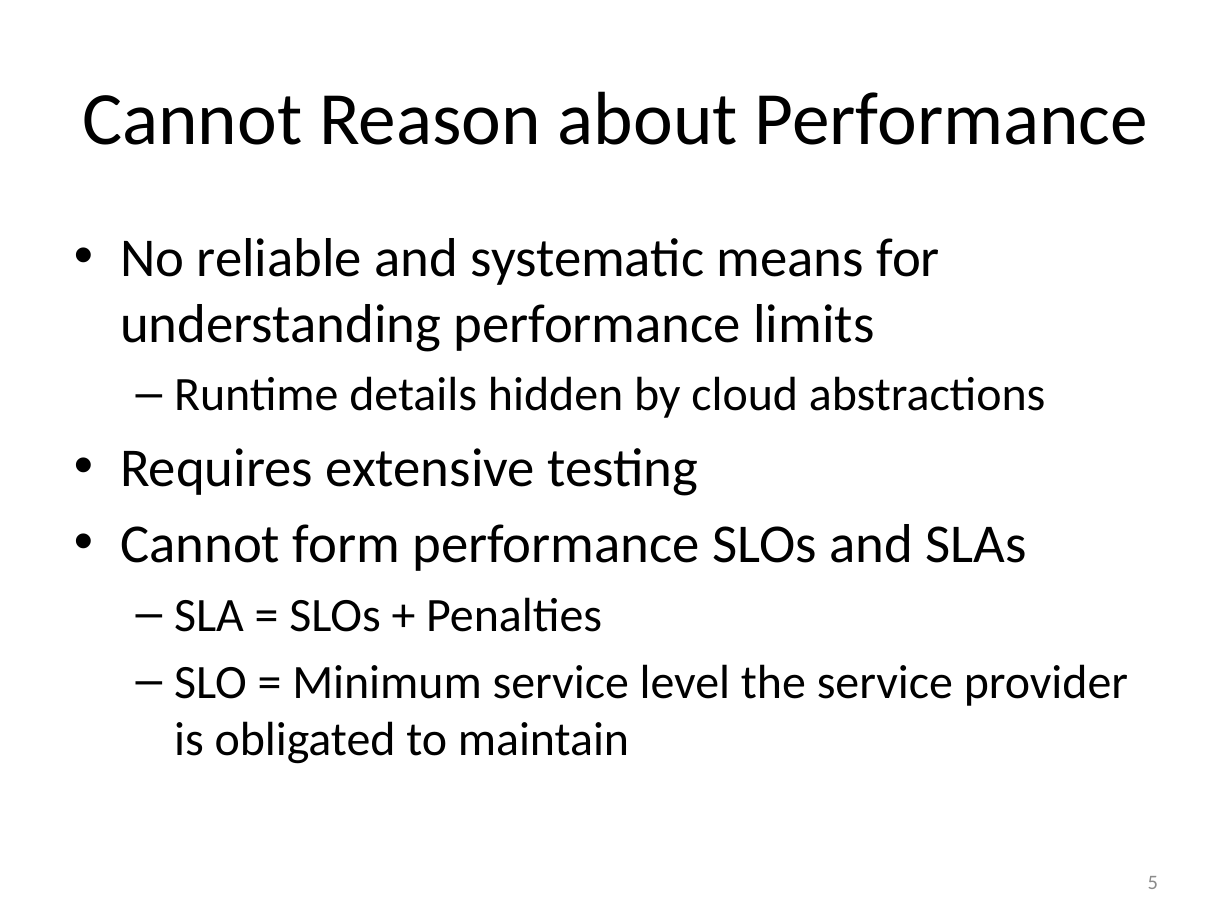
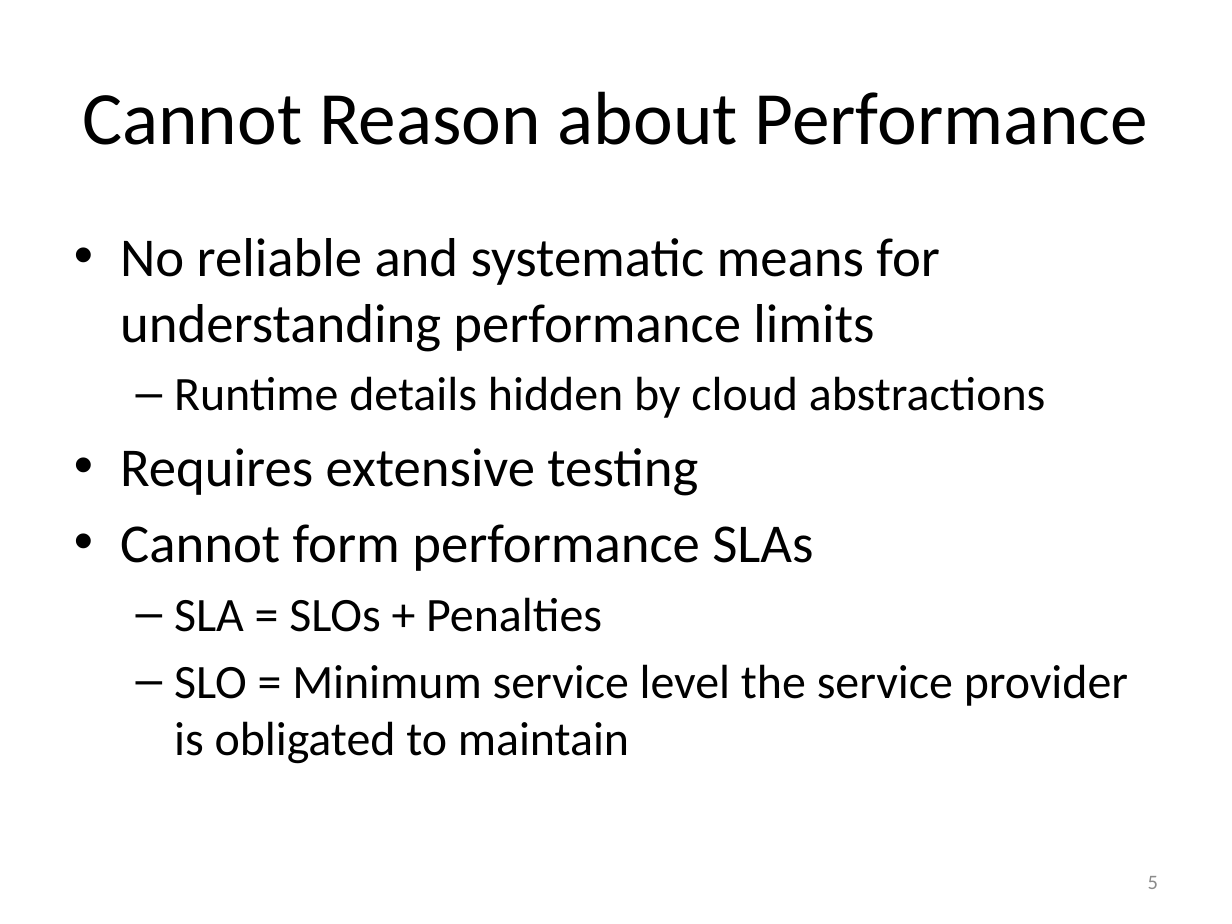
Before and after one commit to Dithn/eager-appscale, a slide deck: slide 5 of Eager/elk-experiment/appserver/system_design.pptx. Drawn at 1232x924 pixels with LibreOffice and Linux fonts; fonts in the diff are those of the drawing. Boxes give left, top, right and bottom in pixels: in the first picture for what was removed or moved away, otherwise in the second. Text is boxed around its words. In the diff, an @@ line names an element or a change of style, - is before the commit and + after.

Commit message:
updated slides

```diff
--- a/Eager/elk-experiment/appserver/system_design.pptx
+++ b/Eager/elk-experiment/appserver/system_design.pptx
@@ text at [120, 524, 813, 571]: text changed @@
-• Cannot form performance SLOs and SLAs
+• Cannot form performance SLAs
```
